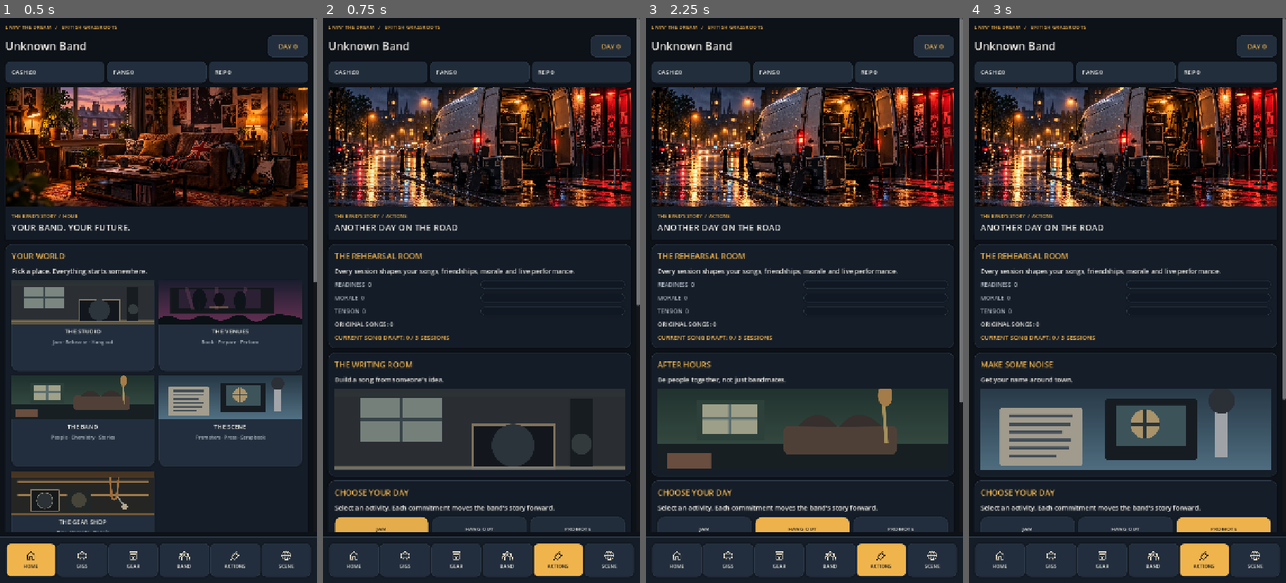
Above: before the commit, frames 1-4 (left to right).
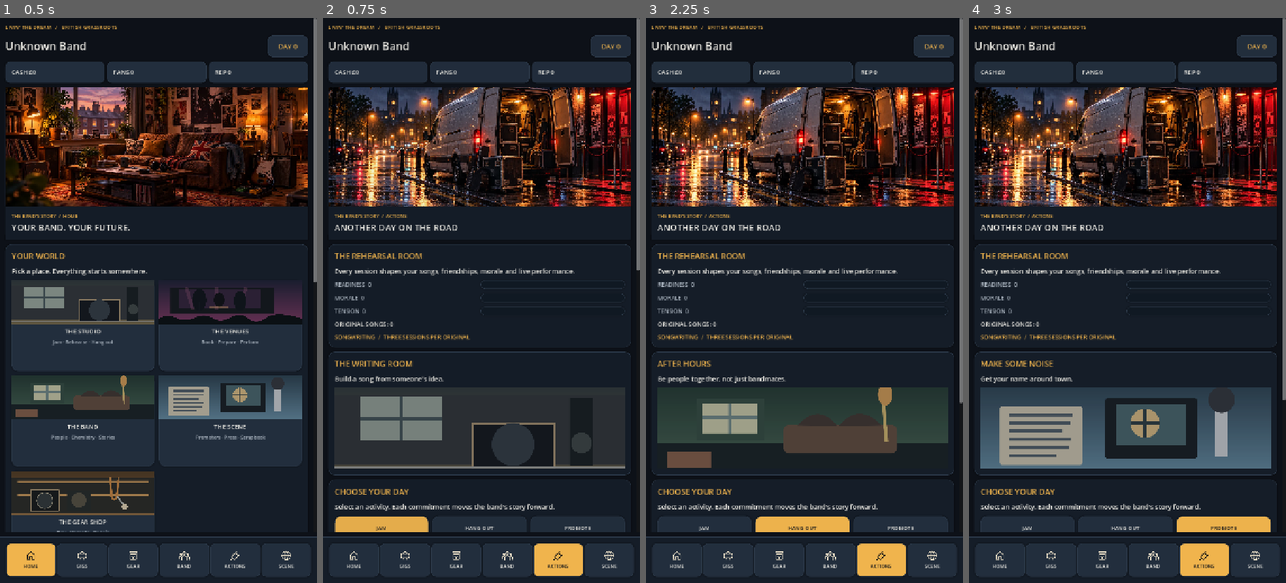
Above: after the commit, the same moments.

Repository: alimuir654-rgb/BandMaster
Game: Godot game, scene res://Scenes/CareerHub.tscn
Two runs of this game, one before a commit and one after it. Both use one fixed random seed, a clock stepped at 60 frames per second and the inputs below. This scene is started directly instead of the project's main scene.
Inputs (mouse positions are in pixels of both pictures, inside the frame that each line leads up to):
- Up to frame 1 (0.5 s): no input
- Up to frame 2 (0.75 s): click (405, 323) at 0.52 s
- Up to frame 3 (2.25 s): click "JAM" at 1.25 s; click "HANG OUT" at 2 s
- Up to frame 4 (3 s): click "PROMOTE" at 2.75 s

Frame 1 is identical in both runs. In frame 2, 2.8% of the frame differs, in the area x 1-100%, y 44-91%; in frame 3, 2.4%; in frame 4, 3.4%, in the area x 1-100%, y 56-91%.

Commit message:
Present songwriting as a labelled three-stage creative studio

Diff:
--- a/Scripts/career_hub.gd
+++ b/Scripts/career_hub.gd
@@ -13,6 +13,7 @@
 const Promoter = preload("res://Scripts/promoter_meetings.gd")
 const Practice = preload("res://Scripts/practice_room.gd")
 const Workshop = preload("res://Scripts/song_workshop.gd")
+const SongStudio = preload("res://Scripts/song_studio_presentation.gd")
 const Social = preload("res://Scripts/band_social.gd")
 const Gear = preload("res://Scripts/gear_shop.gd")
 const Members = preload("res://Scripts/member_management.gd")
@@ -700,7 +701,7 @@
    _label(heading,"SHOW DAY — PREPARATION TIME HAS RUN OUT",15,UI.AMBER)
    _action(heading,"GO TO YOUR BOOKED GIG",func() -> void: _switch("GIGS"),true)
  _label(heading,"ORIGINAL SONGS: %d" % _num("songs"),14,UI.WHITE)
- _label(heading,"CURRENT SONG DRAFT: %d / 3 SESSIONS" % _num("song_draft_progress"),14,UI.AMBER)
+ _label(heading,"SONGWRITING  /  THREE SESSIONS PER ORIGINAL",13,UI.AMBER)
  var mode_titles := {"JAM":"THE WRITING ROOM","HANG OUT":"AFTER HOURS","PROMOTE":"MAKE SOME NOISE"}
  var mode_descriptions := {"JAM":"Build a song from someone's idea.","HANG OUT":"Be people together, not just bandmates.","PROMOTE":"Get your name around town."}
  var scene_card := _card(str(mode_titles.get(action_view,"THE STUDIO")),str(mode_descriptions.get(action_view,"")))
@@ -735,6 +736,24 @@
  if action_view == "JAM":
   var draft: Dictionary = _extra().get("current_song_draft",{})
   var workshop := _card("JAM & WRITE  /  "+("NEW IDEA" if draft.is_empty() else "WORK IN PROGRESS"),"Try different riffs, words and arrangements. Let a bandmate lead the session.")
+  var studio: Dictionary = SongStudio.view(_state())
+  var studio_title := _label(workshop,str(studio["headline"]),22,UI.WHITE)
+  studio_title.add_theme_font_size_override("font_size",22)
+  _label(workshop,str(studio["detail"]),14,UI.MUTED)
+  var stages := HBoxContainer.new()
+  stages.add_theme_constant_override("separation",6)
+  workshop.add_child(stages)
+  for step in range(3):
+   var step_panel := PanelContainer.new()
+   step_panel.size_flags_horizontal = Control.SIZE_EXPAND_FILL
+   step_panel.add_theme_stylebox_override("panel",UI.style(UI.ALT if step <= int(studio["completed"]) else UI.PANEL,8))
+   stages.add_child(step_panel)
+   var marker := _label(step_panel,("%02d" % (step+1)) + ("  ✓" if step < int(studio["completed"]) else ""),13,UI.AMBER if step <= int(studio["completed"]) else UI.MUTED)
+   marker.horizontal_alignment = HORIZONTAL_ALIGNMENT_CENTER
+  _label(workshop,"%d / 3 SESSIONS  •  %s" % [int(studio["completed"]),str(studio["stage"])],13,UI.AMBER)
+  var separator := HSeparator.new()
+  workshop.add_child(separator)
+  _label(workshop,"BUILD THE SONG",15,UI.WHITE)
   var ideas := OptionButton.new()
   var forms := OptionButton.new()
   var titles := OptionButton.new()
@@ -750,8 +769,17 @@
   for person in catalogue["leads"]:
    leads.add_item(str(person["name"])+"  /  "+str(person["trait"]))
    indices.append(int(person["index"]))
-  for control in [ideas,forms,titles,leads]:
-   control.custom_minimum_size.y = 52
+  var selectors := [
+   {"label":"01  STARTING POINT","control":ideas},
+   {"label":"02  ARRANGEMENT","control":forms},
+   {"label":"03  WORKING TITLE","control":titles},
+   {"label":"04  SESSION LEADER","control":leads}
+  ]
+  for selector in selectors:
+   _label(workshop,str(selector["label"]),12,UI.MUTED)
+   var control: OptionButton = selector["control"]
+   control.custom_minimum_size.y = 56
+   control.size_flags_horizontal = Control.SIZE_EXPAND_FILL
    workshop.add_child(control)
   if not draft.is_empty():
    var idea_index := Workshop.IDEAS.find(str(draft.get("idea","")))
@@ -763,10 +791,9 @@
     forms.select(form_index)
    if title_index >= 0:
     titles.select(title_index)
-  _label(workshop,"IDEA  /  ARRANGEMENT  /  WORKING TITLE  /  SESSION LEADER",12,UI.MUTED)
   var jam := UI.button("JAM ON THIS SONG  ·  1 DAY",true)
   jam.custom_minimum_size.y = 54
-  jam.disabled = indices.is_empty()
+  jam.disabled = indices.is_empty() or _num("cash") < 0
   workshop.add_child(jam)
   jam.pressed.connect(func() -> void:
    _finish(Practice.compose(_state(),ideas.get_item_text(ideas.selected),forms.get_item_text(forms.selected),titles.get_item_text(titles.selected),indices[leads.selected]))
